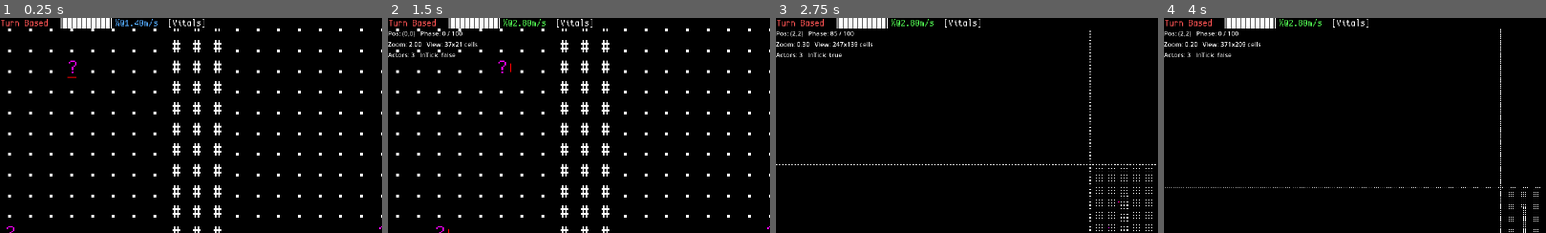
Above: before the commit, frames 1-4 (left to right).
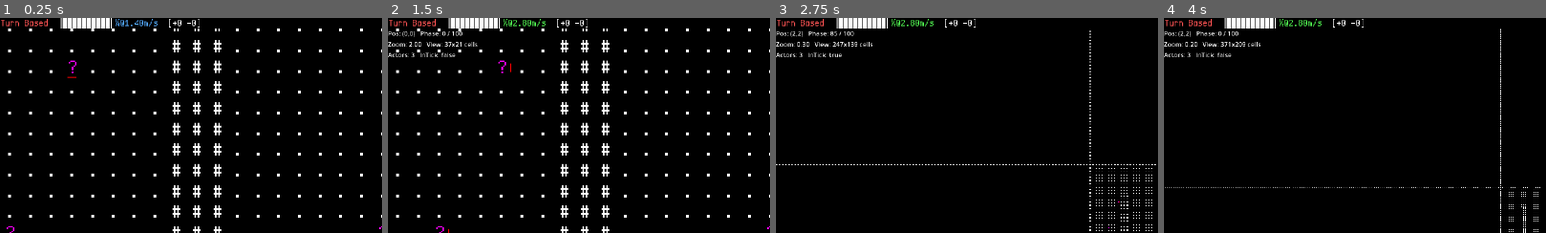
Above: after the commit, the same moments.

Repository: dumbmud/MUD
Game: Godot game, scene res://scenes/Game.tscn
Same seed, same stepped clock (60 frames per second), same inputs: the game is played once before the commit and once after it.
Inputs (mouse positions are % of the whole screen's width and height, from its top left):
- Up to frame 1 (0.25 s): no input
- Up to frame 2 (1.5 s): tap Enter at 0.5 s; move the mouse to (72, 45) at 0.52 s; hold Keypad 3 (move_downright) 0.53-1.25 s; hold S (gait_cycle) 0.53-1.25 s; click (72, 45) at 0.67 s; drag from (30, 55) to (45, 70) at 1.27 s
- Up to frame 3 (2.75 s): tap Middle mouse button (zoom_reset) at 2 s; move the mouse to (60, 28) at 2.02 s; hold Keypad 3 (move_downright) from 2.03 s (still down); hold Keypad 5 (wait_5) from 2.03 s (still down); click (60, 28) at 2.17 s
- Up to frame 4 (4 s): release Keypad 3 (move_downright) at 2.75 s; release Keypad 5 (wait_5) at 2.75 s; drag from (45, 70) to (20, 35) at 2.77 s; tap Middle mouse button (zoom_reset) at 3.5 s; move the mouse to (80, 65) at 3.52 s; hold Keypad 1 (move_downleft) from 3.53 s (still down); hold Mouse wheel down (zoom_out) from 3.53 s (still down); click (80, 65) at 3.67 s
The pictures show only the part of the screen within x 0-50%, y 0-50%; the shares and areas given below are measured in that part.

The runs differ from the first frame. In frame 1, 0.2% of the frame differs, in the area x 45-54%, y 0-5%; in frame 2, 0.2%; in frame 3, 0.2%; in frame 4, 0.2%.

Commit message:
add survival/vitals panel
also condensed ui updates a bit

Diff:
--- a/autoloads/game_loop.gd
+++ b/autoloads/game_loop.gd
@@ -5,7 +5,7 @@
 ## Turn-based (TB): pause-by-default. On kick(), advance real time until the tracked
 ## actor commits, then pause immediately (mid-tick allowed).
 ## Real-time (RT): advance full ticks on a cadence. The only RT differences are that
-## PlayerController allows holds and assumes Wait(1) when idle.
+## PlayerController allows holds and assumes Wait(0) when idle.
 ##
 ## Accumulator rules:
 ##  - Accumulate wall time only while actually running
--- a/controllers/player_controller.gd
+++ b/controllers/player_controller.gd
@@ -7,7 +7,7 @@
 ## - Returns at most one command when asked.
 ## - Prechecks verbs; blocked taps advance zero time and post a message.
 ## - Holds are optional (enabled via GameLoop policy).
-## - RT idle policy: optionally return Wait(1) when no input.
+## - RT idle policy: optionally return Wait(0) when no input.
 
 var allow_holds: bool = false
 var assume_wait_when_idle: bool = false
--- a/ui/infobar.gd
+++ b/ui/infobar.gd
@@ -18,10 +18,17 @@
 var _last_msg_text := ""
 var _last_msg_kind: StringName = &"info"
 
+func refresh() -> void:
+	# if you draw through a Console child:
+	if has_node("Console"):
+		$Console.redraw(Vector2i.ZERO)
+
 func bind(sim: SimManager, bus: Node, win: WindowManager, tracked_actor_id: int) -> void:
 	_sim = sim
 	_bus = bus
 	_win = win
+	if _win:
+		_win.register_listener(self)
 	_tracked_id = tracked_actor_id
 	# signals
 	get_viewport().size_changed.connect(_on_view_changed)
@@ -67,8 +74,8 @@
 	if _in_range("mode", sx):
 		GameLoop.toggle_real_time()
 		_redraw()
-	elif _in_range("vitals", sx):
-		if _win: _win.open(&"actor_sheet")
+	elif _in_range("vitals", sx) or _in_range("survival", sx):
+		if _win: _win.toggle(&"survival_panel")
 	elif _in_range("message", sx):
 		if _win: _win.toggle(&"log_console")
 
@@ -107,6 +114,7 @@
 	var mode := InputManager.get_desired_gait()    # 0..3 Blue/Green/Orange/Red
 	var a := _sim.get_actor(_tracked_id) if _sim else null
 	if a != null:
+		var seg_start := cells.size()
 		# stamina bar using 🭵…🭰 with partials
 		var bar := _stamina_bar(a, 10)
 		_push_text(cells, bar, Color(1,1,1))
@@ -114,6 +122,7 @@
 		var speed_cells := _speed_label(a, mode)
 		for cell in speed_cells:
 			cells.append(cell)
+		_ranges["survival"] = Vector2i(seg_start, cells.size()-1)
 	else:
 		_push_text(cells, "🭵          🭰¼@0.00m/s ", Color(0.6,0.6,0.6))
 
@@ -121,8 +130,18 @@
 	# spacer
 	_push_text(cells, "  ", Color(1,1,1))
 
-	# 3) Vitals
-	_push_text(cells, "[Vitals] ", Color(1,1,1), "vitals")
+	# 3) Status summary (buffs/debuffs)
+	var buffs := 0
+	var debuffs := 0
+	if a != null and typeof(a.statuses) == TYPE_DICTIONARY:
+		for k in a.statuses.keys():
+			if a.statuses[k]:
+				var ks := String(k)
+				if ks.begins_with("+"): buffs += 1
+				elif ks.begins_with("-"): debuffs += 1
+	var stat_txt := "[+%d -%d] " % [buffs, debuffs]
+	_push_text(cells, stat_txt, Color(1,1,1), "survival")
+
 
 	# 4) Right-aligned Tick
 	var tick := _sim.tick_count if _sim else 0
--- /dev/null
+++ b/ui/panels/SurvivalPanel.tscn
@@ -0,0 +1,14 @@
+[gd_scene load_steps=4 format=3 uid="uid://bwgwk784n5knb"]
+
+[ext_resource type="Script" uid="uid://cxhlcbfkmt2vv" path="res://ui/panels/survival_panel.gd" id="1_kjfi1"]
+[ext_resource type="Script" uid="uid://b5vvvhsvdliem" path="res://scenes/console.gd" id="2_oougr"]
+[ext_resource type="FontFile" uid="uid://d3mavtwa0qug6" path="res://fonts/CozetteVector.ttf" id="3_5i6gb"]
+
+[node name="SurvivalPanel" type="Node2D"]
+z_index = 100
+script = ExtResource("1_kjfi1")
+
+[node name="Console" type="Node2D" parent="."]
+script = ExtResource("2_oougr")
+font = ExtResource("3_5i6gb")
+font_size = null
--- /dev/null
+++ b/ui/panels/survival_panel.gd
@@ -0,0 +1,138 @@
+# res://ui/panels/survival_panel.gd
+class_name SurvivalPanel
+extends UIPanel
+## Shows the player's survival state (debug). Species-agnostic.
+## Open via: WindowManager.toggle(&"survival_panel")
+## Optimized: caches lines and only rebuilds on refresh()
+
+var _bus: Node = null
+var _lines: Array[String] = []
+var _dirty: bool = true
+
+func _ready() -> void:
+	title = "💖 Vitals"
+	super._ready() # UIPanel sets up Console
+
+func title_span_for(glyph: String) -> int:
+	# Render heart as double-width (bitmap font workaround)
+	return 2 if glyph == "💖" else 1
+
+func bind(bus: Node) -> void:
+	_bus = bus
+	_dirty = true
+	refresh()
+
+func refresh() -> void:
+	# Public entry point called by WindowManager on UI refresh.
+	_rebuild_lines()
+	if has_node("Console"):
+		$Console.redraw(Vector2i.ZERO)
+
+func content_total_rows() -> int:
+	# Console will ask these callbacks during redraw
+	if _dirty or _lines.is_empty():
+		_rebuild_lines()
+	return _lines.size()
+
+func content_cell_at(col: int, src_row: int, _max_cols: int) -> Dictionary:
+	if _dirty or _lines.is_empty():
+		_rebuild_lines()
+	if src_row < 0 or src_row >= _lines.size():
+		return {"ch":" ", "fg": Color(1,1,1), "bg": Color(0,0,0)}
+	var s: String = _lines[src_row]
+	if col < 0 or col >= s.length():
+		return {"ch":" ", "fg": Color(1,1,1), "bg": Color(0,0,0)}
+	return {"ch": s[col], "fg": Color(1,1,1), "bg": Color(0,0,0)}
+
+func _get_sim():
+	var wm := get_parent()
+	if wm == null:
+		return null
+	if wm.has_method("get_sim"):
+		return wm.call("get_sim")
+	# fallback to property access
+	return wm.get("_sim") if wm.has_method("get") else null
+
+func _get_tracked_id() -> int:
+	var wm := get_parent()
+	if wm == null:
+		return 0
+	if wm.has_method("get_tracked_actor_id"):
+		return int(wm.call("get_tracked_actor_id"))
+	var v = wm.get("_tracked_id") if wm.has_method("get") else null
+	return int(v) if v != null else 0
+
+func _rebuild_lines() -> void:
+	var sim = _get_sim()
+	var aid: int = _get_tracked_id()
+
+	var out: Array[String] = []
+	if sim == null:
+		out.append("[no sim]")
+		_lines = out
+		_dirty = false
+		return
+
+	# Allow actor id 0 (valid for first spawned actor)
+	var a = sim.get_actor(aid) if sim.has_method("get_actor") else null
+	if a == null:
+		out.append("[no actor] (id=%d)" % aid)
+		_lines = out
+		_dirty = false
+		return
+
+	out.append("Actor %d" % aid)
+
+	# Statuses
+	var buffs := 0
+	var debuffs := 0
+	var active: Array[String] = []
+	if typeof(a.statuses) == TYPE_DICTIONARY:
+		for k in a.statuses.keys():
+			if a.statuses[k]:
+				var ks := String(k)
+				active.append(ks)
+				if ks.begins_with("+"): buffs += 1
+				elif ks.begins_with("-"): debuffs += 1
+	out.append("Statuses: +%d / -%d" % [buffs, debuffs])
+	if active.size() > 0:
+		active.sort()
+		out.append("Active: " + ", ".join(active))
+
+	# Survival pools / fields
+	if typeof(a.survival) == TYPE_DICTIONARY:
+		var s: Dictionary = a.survival
+		out.append("Satiety_h:   " + str(s.get("satiety_h", null)))
+		out.append("Hydration_h: " + str(s.get("hydration_h", null)))
+		if s.get("awake_h", null) != null:
+			out.append("Awake_h:     " + str(s.get("awake_h", null)))
+		out.append("Fat_kg:      " + str(s.get("fat_kg", null)))
+		# Temp
+		if typeof(s.get("temp", null)) == TYPE_DICTIONARY:
+			var t: Dictionary = s["temp"]
+			out.append("Temp: core %.2f°C (%.2f–%.2f) acc_cold %.0fs acc_heat %.0fs"
+				% [float(t.get("core_C", 0.0)), float(t.get("min_C", 0.0)), float(t.get("max_C", 0.0)),
+				   float(t.get("accum_cold_s", 0.0)), float(t.get("accum_heat_s", 0.0))])
+		# Gas
+		if typeof(s.get("gas", null)) == TYPE_DICTIONARY:
+			var g: Dictionary = s["gas"]
+			out.append("Gas: %s low_acc %.0fs hyp_acc %.0fs buffer %.0fs"
+				% [String(g.get("name","")), float(g.get("accum_low_s",0.0)), float(g.get("accum_hyp_s",0.0)), float(g.get("buffer_s",0.0))])
+		# Diet
+		if typeof(s.get("diet_eff", null)) == TYPE_DICTIONARY:
+			var de: Dictionary = s["diet_eff"]
+			out.append("Diet eff: plant %.2f meat %.2f" % [float(de.get("plant",0.0)), float(de.get("meat",0.0))])
+		if typeof(s.get("diet_req", null)) == TYPE_DICTIONARY:
+			var dr: Dictionary = s["diet_req"]
+			out.append("Diet req: plant_min %.2f meat_min %.2f" % [float(dr.get("plant_min",0.0)), float(dr.get("meat_min",0.0))])
+		if typeof(s.get("ema", null)) == TYPE_DICTIONARY:
+			var e: Dictionary = s["ema"]
+			out.append("EMA: p7 %.1f m7 %.1f p30 %.1f m30 %.1f"
+				% [float(e.get("plant_7d",0.0)), float(e.get("meat_7d",0.0)), float(e.get("plant_30d",0.0)), float(e.get("meat_30d",0.0))])
+		if s.get("stool_units", null) != null:
+			out.append("Stool units: " + str(s.get("stool_units", null)))
+	else:
+		out.append("No survival data")
+
+	_lines = out
+	_dirty = false
--- a/ui/window_manager.gd
+++ b/ui/window_manager.gd
@@ -1,93 +1,122 @@
+# res://ui/window_manager.gd
 class_name WindowManager
 extends Control
+## Centralized window/panel manager + UI refresh bus (Control-based).
+## - open/toggle/close by id (panels are CanvasItem/UIPanel)
+## - coalesced UI refresh for all open panels + registered listeners
+## - runs while paused
+## - exposes helpers for panels / HUD
 
 signal panel_count_changed(count: int)
+signal ui_refresh_requested
 
-var _panels: Dictionary = {}   # id -> CanvasItem
+var _sim                         # SimManager (kept untyped to avoid load-order issues)
+var _bus: Node = null
+var _tracked_id: int = 0
+
+var _panels: Dictionary = {}     # id:StringName -> CanvasItem (UIPanel instance)
 var _z_next: int = 1
 
-# Optional references for later
-var _sim: SimManager
-var _bus: Node
-var _tracked_id: int = 0
+# UI refresh bus
+var _ui_dirty: bool = false
+var _last_tick_seen: int = -1
 
-func bind(sim: SimManager, bus: Node, tracked_actor_id: int) -> void:
+# Non-window UI that should refresh in sync (e.g., InfoBar)
+var _listeners: Array[Node] = []
+
+func _ready() -> void:
+	# keep UI responsive even when sim is paused
+	process_mode = Node.PROCESS_MODE_ALWAYS
+
+# ---------- Binding & helpers ----------
+
+func bind(sim, bus: Node, tracked_actor_id: int) -> void:
 	_sim = sim
 	_bus = bus
 	_tracked_id = tracked_actor_id
-	_prewarm_log_panel()
+	_last_tick_seen = _get_tick_count()
+	request_ui_refresh()
 
-func _prewarm_log_panel() -> void:
-	if _panels.has(&"log_console"):
-		return
-	var s := load("res://ui/panels/LogPanel.tscn")
-	if s == null:
-		push_warning("LogPanel scene missing")
-		return
-	var node: CanvasItem = (s as PackedScene).instantiate()
-	register_panel(&"log_console", node)
-	if node.has_method("bind"):
-		node.call("bind", _bus)
-	node.visible = false   # keep hidden until first open
+func get_sim():
+	return _sim
+
+func get_tracked_actor_id() -> int:
+	return _tracked_id
+
+func set_tracked_actor_id(id: int) -> void:
+	_tracked_id = id
+	request_ui_refresh()
+
+# Let non-window UI (like InfoBar) join the refresh bus
+func register_listener(n: Node) -> void:
+	if n == null: return
+	if _listeners.has(n): return
+	_listeners.append(n)
+	if n.has_method("refresh"):
+		n.refresh()
+
+func unregister_listener(n: Node) -> void:
+	if n == null: return
+	_listeners.erase(n)
+
+# ---------- Open / Toggle / Close ----------
 
 func open(id: StringName) -> void:
+	# If already open, bring to front
 	if _panels.has(id):
-		var p: CanvasItem = _panels[id]
-		p.visible = true
-		_focus(p)
+		_bring_to_front(_panels[id])
+		request_ui_refresh()
 		return
-	# factories
-	var node: CanvasItem = null
+
+	var node: CanvasItem = _instantiate(id)
+	if node == null:
+		push_warning("WindowManager: unknown window id: %s" % String(id))
+		return
+
+	add_child(node)
+	_panels[id] = node
+	_bring_to_front(node)
+
+	# Conventional panel API: bind(bus) if available
+	if node.has_method("bind"):
+		node.bind(_bus)
+
+	emit_signal("panel_count_changed", _panels.size())
+	request_ui_refresh()
+
+func toggle(id: StringName) -> void:
+	if _panels.has(id):
+		close(id)
+	else:
+		open(id)
+
+func close(id: StringName) -> void:
+	if !_panels.has(id):
+		return
+	var node: CanvasItem = _panels[id]
+	_panels.erase(id)
+	if is_instance_valid(node):
+		node.queue_free()
+	emit_signal("panel_count_changed", _panels.size())
+	request_ui_refresh()
+
+func _bring_to_front(node: CanvasItem) -> void:
+	_z_next += 1
+	node.z_index = _z_next
+
+# ---------- Factory ----------
+
+func _instantiate(id: StringName) -> CanvasItem:
 	if id == &"log_console":
 		var s := load("res://ui/panels/LogPanel.tscn")
-		node = (s as PackedScene).instantiate()
-	elif id == &"actor_sheet":
-		push_warning("actor_sheet not implemented yet")
-	if node != null:
-		register_panel(id, node)
-		# bind after add_child so @onready is valid
-		if node.has_method("bind"):
-			node.call("bind", _bus)
-	else:
-		push_warning("WindowManager.open: no factory for '%s'" % String(id))
+		return (s as PackedScene).instantiate()
+	elif id == &"survival_panel":
+		var s2 := load("res://ui/panels/SurvivalPanel.tscn")
+		return (s2 as PackedScene).instantiate()
+	return null
 
-func toggle(id: StringName) -> void:
-	if !_panels.has(id):
-		open(id)
-		return
-	var p: CanvasItem = _panels[id]
-	p.visible = !p.visible
-	if p.visible:
-		_focus(p)
-	_emit_count()
+# ---------- Hit-test for SimView ----------
 
-func register_panel(id: StringName, panel: CanvasItem) -> void:
-	_panels[id] = panel
-	add_child(panel)
-	panel.z_index = _z_next
-	_z_next += 1
-	panel.visible = true
-	_emit_count()
-
-func unregister_panel(id: StringName) -> void:
-	if !_panels.has(id): return
-	var p: CanvasItem = _panels[id]
-	_panels.erase(id)
-	if is_instance_valid(p):
-		p.queue_free()
-	_emit_count()
-
-func _focus(p: CanvasItem) -> void:
-	p.z_index = _z_next
-	_z_next += 1
-	if p is Control:
-		(p as Control).grab_focus()
-
-func _emit_count() -> void:
-	emit_signal("panel_count_changed", _panels.size())
-
-# Returns true if point p (viewport coords) is over any visible panel that
-# exposes a global_rect() -> Rect2.
 func point_hits_panel(p: Vector2) -> bool:
 	for id in _panels.keys():
 		var n : CanvasItem = _panels[id]
@@ -98,3 +127,45 @@
 			if r.has_point(p):
 				return true
 	return false
+
+# ---------- UI refresh bus ----------
+
+func request_ui_refresh() -> void:
+	# Coalesce multiple requests into one deferred flush
+	if _ui_dirty:
+		return
+	_ui_dirty = true
+	call_deferred("_flush_ui_refresh")
+
+func _flush_ui_refresh() -> void:
+	_ui_dirty = false
+
+	# Refresh windows
+	for k in _panels.keys():
+		var node: CanvasItem = _panels[k]
+		if is_instance_valid(node) and node.has_method("refresh"):
+			node.refresh()
+
+	# Refresh registered listeners (e.g., InfoBar)
+	for n in _listeners:
+		if is_instance_valid(n) and n.has_method("refresh"):
+			n.refresh()
+
+	emit_signal("ui_refresh_requested")
+
+func _process(_dt: float) -> void:
+	var tc := _get_tick_count()
+	if tc != _last_tick_seen:
+		_last_tick_seen = tc
+		request_ui_refresh()
+
+func _get_tick_count() -> int:
+	if _sim == null:
+		return _last_tick_seen
+	# Prefer property if exposed
+	if "tick_count" in _sim:
+		return int(_sim.tick_count)
+	# Fallback to method if you add one later
+	if _sim.has_method("get_tick_count"):
+		return int(_sim.call("get_tick_count"))
+	return _last_tick_seen
Not shown, added: ui/panels/survival_panel.gd.uid
